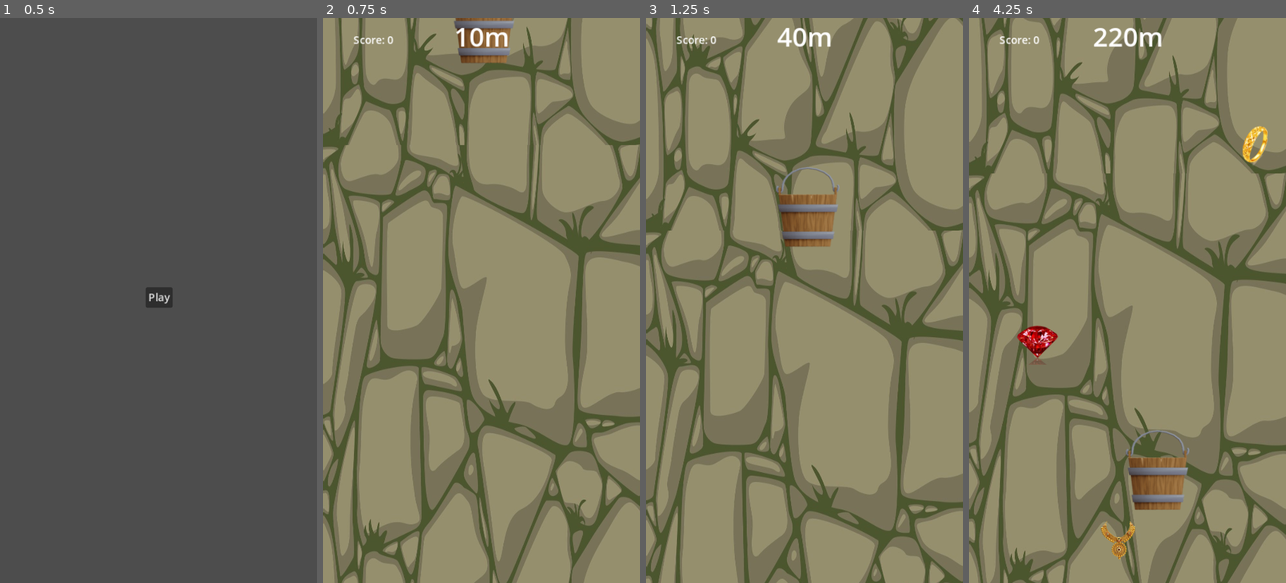
Above: before the commit, frames 1-4 (left to right).
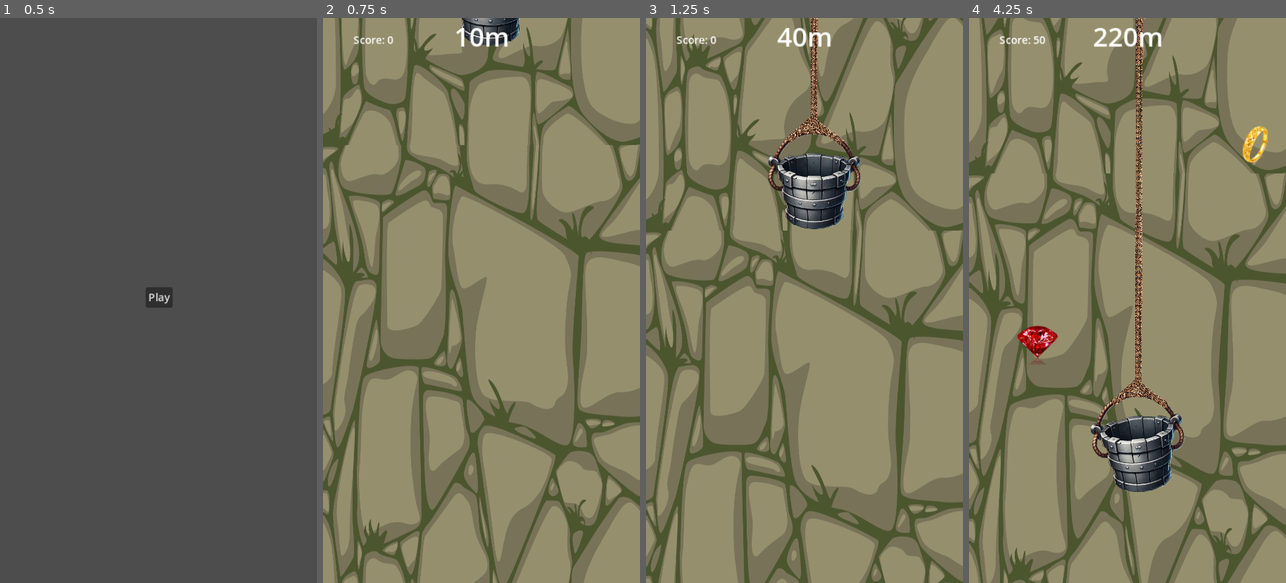
Above: after the commit, the same moments.

Repository: RehmahMuneeb/WWC
Game: Godot game, scene res://scenes/main.tscn
Same seed, same stepped clock (60 frames per second), same inputs: the game is played once before the commit and once after it.
Inputs (mouse positions are in pixels of both pictures, inside the frame that each line leads up to):
- Up to frame 1 (0.5 s): no input
- Up to frame 2 (0.75 s): click "Play" at 0.5 s
- Up to frame 3 (1.25 s): no input
- Up to frame 4 (4.25 s): move the mouse to (1197, 272) at 1.27 s; click (1197, 272) at 1.42 s; drag from (1064, 328) to (1140, 470) at 2.02 s; move the mouse to (1159, 176) at 2.77 s; click (1159, 176) at 2.92 s; drag from (1111, 413) to (1032, 215) at 3.52 s

Frame 1 is identical in both runs. In frame 2, 1.2% of the frame differs, in the area x 41-63%, y 0-8%; in frame 3, 4.1%; in frame 4, 5.6%, in the area x 20-70%, y 0-96%.

Commit message:
bucket adjusment

Diff:
--- a/project.godot
+++ b/project.godot
@@ -28,4 +28,5 @@
 
 [rendering]
 
+textures/canvas_textures/default_texture_repeat=1
 renderer/rendering_method="mobile"
--- a/scenes/bucket.tscn
+++ b/scenes/bucket.tscn
@@ -1,15 +1,20 @@
-[gd_scene load_steps=3 format=3 uid="uid://bwgm6kbg6ol6q"]
+[gd_scene load_steps=4 format=3 uid="uid://bwgm6kbg6ol6q"]
 
-[ext_resource type="Texture2D" uid="uid://2ljerx5p0g76" path="res://assets/bucket.png" id="1_76cs6"]
 [ext_resource type="Script" path="res://scripts/bucket.gd" id="1_jnwf0"]
+[ext_resource type="Texture2D" uid="uid://bume63me30ecm" path="res://Jewels/Bucket1.png" id="2_2oo6i"]
+[ext_resource type="Texture2D" uid="uid://bt6bblqgui8l8" path="res://Rope text.webp" id="3_3rh06"]
 
 [node name="Bucket" type="CharacterBody2D"]
 script = ExtResource("1_jnwf0")
 
 [node name="BucketImage" type="Sprite2D" parent="."]
-position = Vector2(242, 736)
-texture = ExtResource("1_76cs6")
+position = Vector2(245, 698)
+scale = Vector2(0.33, 0.33)
+texture = ExtResource("2_2oo6i")
 
-[node name="CollisionPolygon2D" type="CollisionPolygon2D" parent="."]
-position = Vector2(242, 736)
-polygon = PackedVector2Array(2, -58, 27, -49, 45, -30, 43, 0, 37, 39, 33, 58, -39, 62, -50, -20, -50, -30, -31, -54)
+[node name="Line2D" type="Line2D" parent="."]
+position = Vector2(-1.52588e-05, -2.55297)
+scale = Vector2(1, 0.96727)
+points = PackedVector2Array(250, -69.7293, 248, 647.754, 245.921, 627.608, 209, 661.194, 228, 645.687, 256, 646.72, 251, 633.28, 266, 645.687, 272, 650.856, 291, 664.296)
+texture = ExtResource("3_3rh06")
+texture_mode = 1
--- a/scenes/level.tscn
+++ b/scenes/level.tscn
@@ -10,6 +10,21 @@
 [sub_resource type="CapsuleShape2D" id="CapsuleShape2D_dsm1j"]
 radius = 50.0
 height = 120.0
+
+[sub_resource type="Animation" id="Animation_glc3k"]
+length = 0.001
+tracks/0/type = "value"
+tracks/0/imported = false
+tracks/0/enabled = true
+tracks/0/path = NodePath(".:position")
+tracks/0/interp = 1
+tracks/0/loop_wrap = true
+tracks/0/keys = {
+"times": PackedFloat32Array(0),
+"transitions": PackedFloat32Array(1),
+"update": 0,
+"values": [Vector2(4, -794)]
+}
 
 [sub_resource type="Animation" id="Animation_lt6t4"]
 resource_name = "drop"
@@ -25,21 +40,6 @@
 "transitions": PackedFloat32Array(1, 1),
 "update": 0,
 "values": [Vector2(4, -794), Vector2(8, -54)]
-}
-
-[sub_resource type="Animation" id="Animation_glc3k"]
-length = 0.001
-tracks/0/type = "value"
-tracks/0/imported = false
-tracks/0/enabled = true
-tracks/0/path = NodePath(".:position")
-tracks/0/interp = 1
-tracks/0/loop_wrap = true
-tracks/0/keys = {
-"times": PackedFloat32Array(0),
-"transitions": PackedFloat32Array(1),
-"update": 0,
-"values": [Vector2(4, -794)]
 }
 
 [sub_resource type="AnimationLibrary" id="AnimationLibrary_05bwb"]
--- a/scripts/bucket.gd
+++ b/scripts/bucket.gd
@@ -1,60 +1,52 @@
 extends CharacterBody2D
 
-# Speed at which the bucket moves horizontally
 const SPEED = 500.0
-
-# Variables to track drag movement
 var is_dragging = false
 var drag_start_position = Vector2.ZERO
 var drag_previous_position = Vector2.ZERO
-const DRAG_THRESHOLD = 6.0  # Minimum distance to detect drag
+const DRAG_THRESHOLD = 6.0
+const MAX_ROTATION = 30.0  # Maximum rotation angle
 
 func _ready() -> void:
-	# Connect the body_entered signal to detect collisions
 	$Area2D.body_entered.connect(_on_body_entered)
-
-	# Play the drop animation
 	$AnimationPlayer.play("drop")
 
 func _physics_process(delta: float) -> void:
-	# If not dragging, slow down to a stop
 	if not is_dragging:
 		velocity.x = move_toward(velocity.x, 0, SPEED * delta)
+		$BucketImage.rotation_degrees = lerp($BucketImage.rotation_degrees, 0.0, 0.1)  # Smoothly reset rotation
 
 	move_and_slide()
 
 func _input(event: InputEvent) -> void:
 	if event is InputEventScreenTouch:
 		if event.pressed:
-			# Start dragging
 			is_dragging = true
 			drag_start_position = event.position
 			drag_previous_position = event.position
 		else:
-			# Stop dragging
 			is_dragging = false
-			velocity.x = 0  # Stop player movement when touch ends
+			velocity.x = 0
 
 	elif event is InputEventScreenDrag and is_dragging:
-		# Calculate drag distance
 		var drag_distance = event.position.x - drag_start_position.x
 
-		# Only move if the drag distance exceeds the threshold
 		if abs(drag_distance) > DRAG_THRESHOLD:
 			velocity.x = sign(drag_distance) * SPEED
-			drag_start_position = event.position  # Reset start position to prevent continuous movement
+			drag_start_position = event.position
+
+			# Rotate bucket based on movement direction
+			$BucketImage.rotation_degrees = sign(drag_distance) * MAX_ROTATION
 		else:
-			velocity.x = 0  # Stop movement if below threshold
+			velocity.x = 0
 
 func _on_body_entered(body: Node2D) -> void:
-	# Check if the body is a jewel
 	if body.is_in_group("jewel"):
-		body.queue_free()  # Remove the jewel from the scene
+		body.queue_free()
 		print("Jewel collected!")
-		Global.score += 50  # Increase the score by 50
-		print("Score: ", Global.score)  # Print the score to the console for debugging
+		Global.score += 50
+		print("Score: ", Global.score)
 
-	# Check if the body is a stone
 	elif body.is_in_group("stone"):
 		print("Stone collided with bucket! Game over!")
-		get_tree().quit()  # End the game
+		get_tree().quit()
Binary file added: Jewels/Bucket1.png
Binary file added: Rope text.webp
Binary file removed: Rope.png
Binary file removed: scenes/WhatsApp Image 2025-02-06 at 05.16.45_af0f2bc5.jpg
Binary file removed: scenes/WhatsApp Image 2025-02-06 at 05.22.47_66240683.jpg
